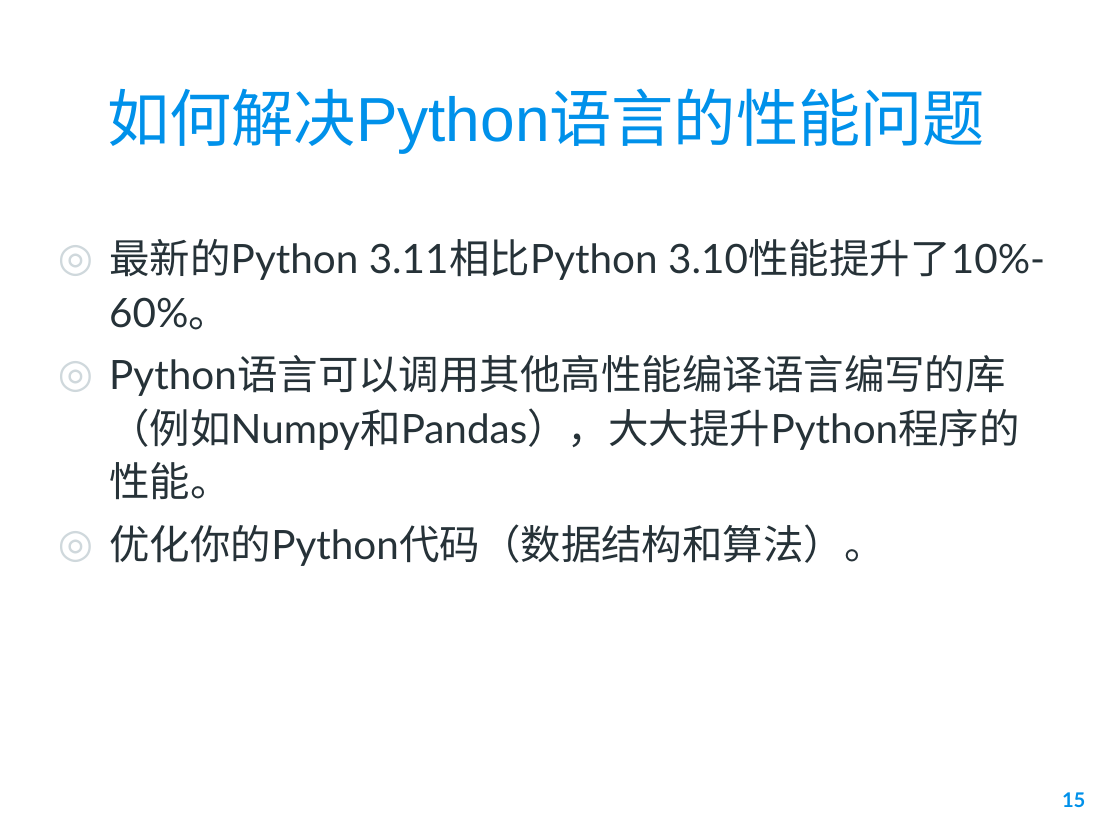
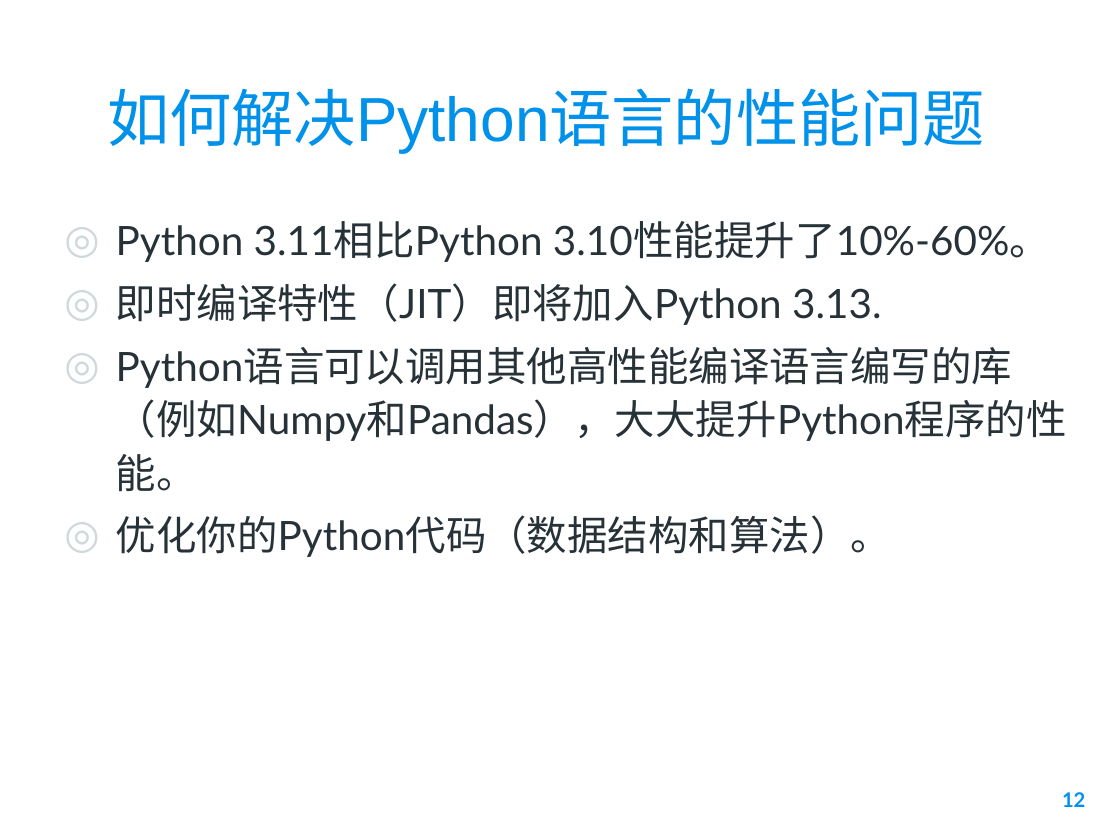
Before and after one commit to zhoujing204/python_course, a slide deck: slide 12 of Presentations/01 Python编程概述.pptx (slide 15 before the commit). Drawn at 1120x840 pixels with LibreOffice and Linux fonts; fonts in the diff are those of the drawing; background and template pictures are left out. Boxes give left, top, right and bottom in pixels: in the first picture for what was removed or moved away, otherwise in the second. Text is boxed around its words. In the diff, an @@ line names an element or a change of style, - is before the commit and + after.

```diff
--- a/Presentations/01 Python编程概述.pptx
+++ b/Presentations/01 Python编程概述.pptx
@@ text "Python 3.11相比Python 3.10性能提升了10%-60%。" moved from (x1=109, y1=239, x2=1045, y2=566) to (x1=116, y1=221, x2=1067, y2=557) @@
@@ text at (x1=116, y1=221, x2=1050, y2=325): text changed @@
-◎ 最新的Python 3.11相比Python 3.10性能提升了10%-60%。
+◎ Python 3.11相比Python 3.10性能提升了10%-60%。
+◎ 即时编译特性（JIT）即将加入Python 3.13.
@@ page number at (x1=1062, y1=792, x2=1085, y2=807): text changed @@
-15
+12
```
Also in this commit, not shown: 11 other slides changed, 3 slides added, 7 slides removed, 6 other files.
